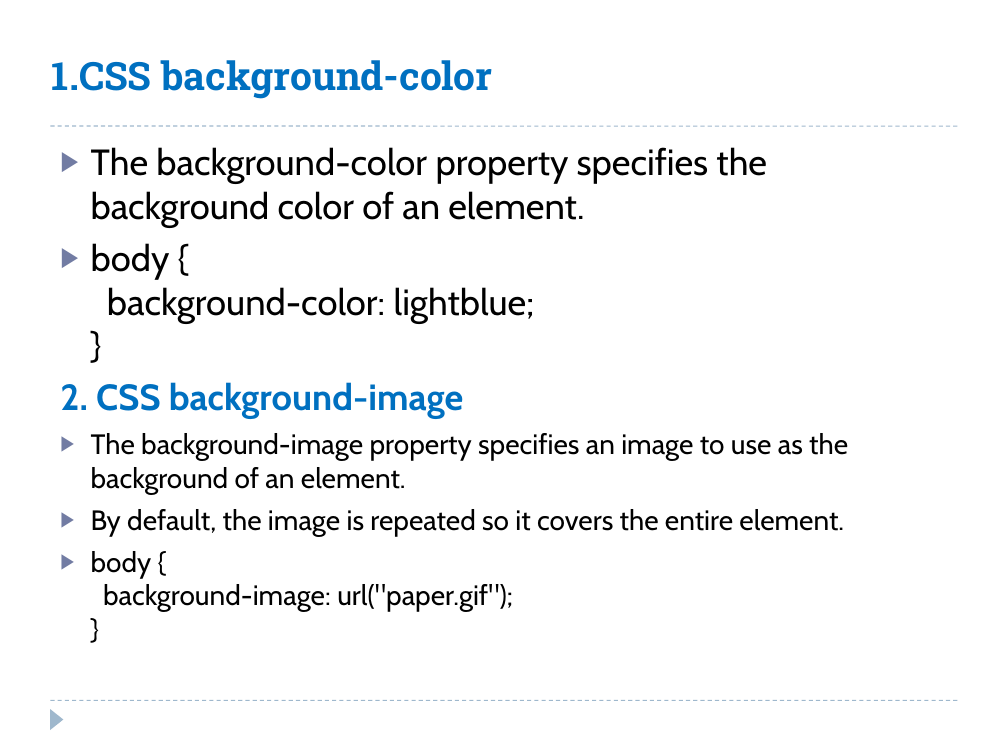
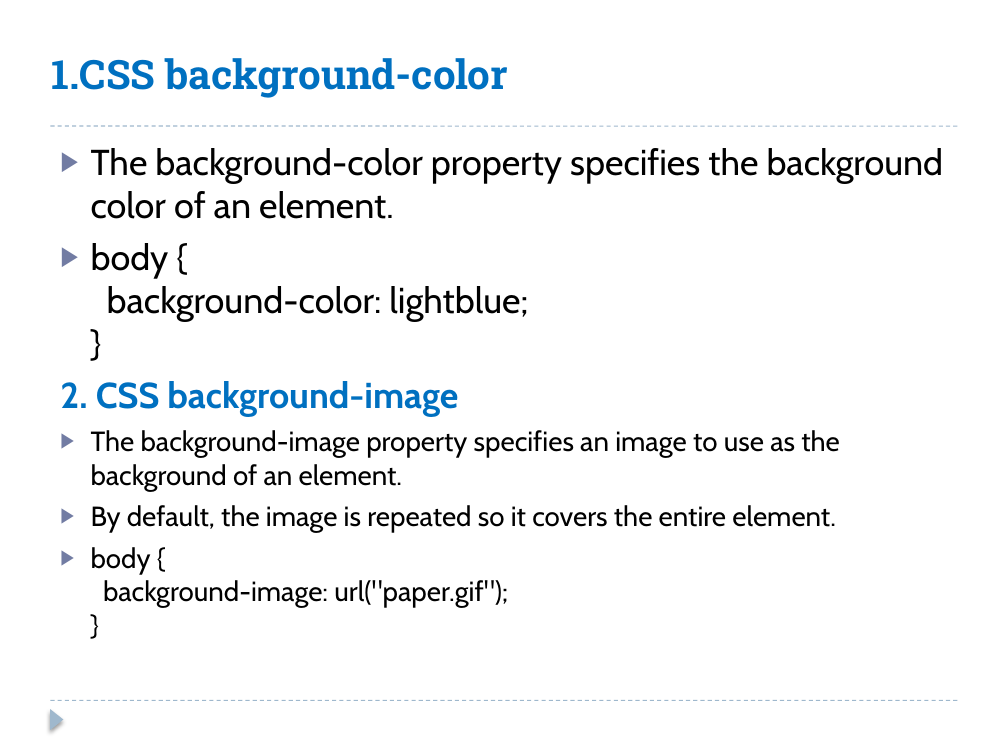
Before and after one commit to Reeves9/Class-Notes, a slide deck: slide 17 of 5th SEM/Web Technology/css.pptx. Drawn at 1008x756 pixels with LibreOffice and Linux fonts; fonts in the diff are those of the drawing. Boxes give left, top, right and bottom in pixels: in the first picture for what was removed or moved away, otherwise in the second. Text is boxed around its words. In the diff, an @@ line names an element or a change of style, - is before the commit and + after.

```diff
--- a/5th SEM/Web Technology/css.pptx
+++ b/5th SEM/Web Technology/css.pptx
@@ title "1.CSS background-color" at (52,58,508,98): size 27.9 to 28.8 pt @@
@@ text "The background-color property specifies the ..." at (60,148,944,608): size 26 to 25.7 pt in "The background-color property specifies the background color ...", "body { background-color: lightblue; }", "2. CSS background-image"; size 20 to 19.8 pt in "The background-image property specifies an image to ...", "By default, the image is repeated so ...", "body { background-image: url("paper.gif"); }" @@
@@ triangle at (50,709,64,730): shadow on @@
```
Also in this commit, not shown: 66 other slides changed, 2 other files.
